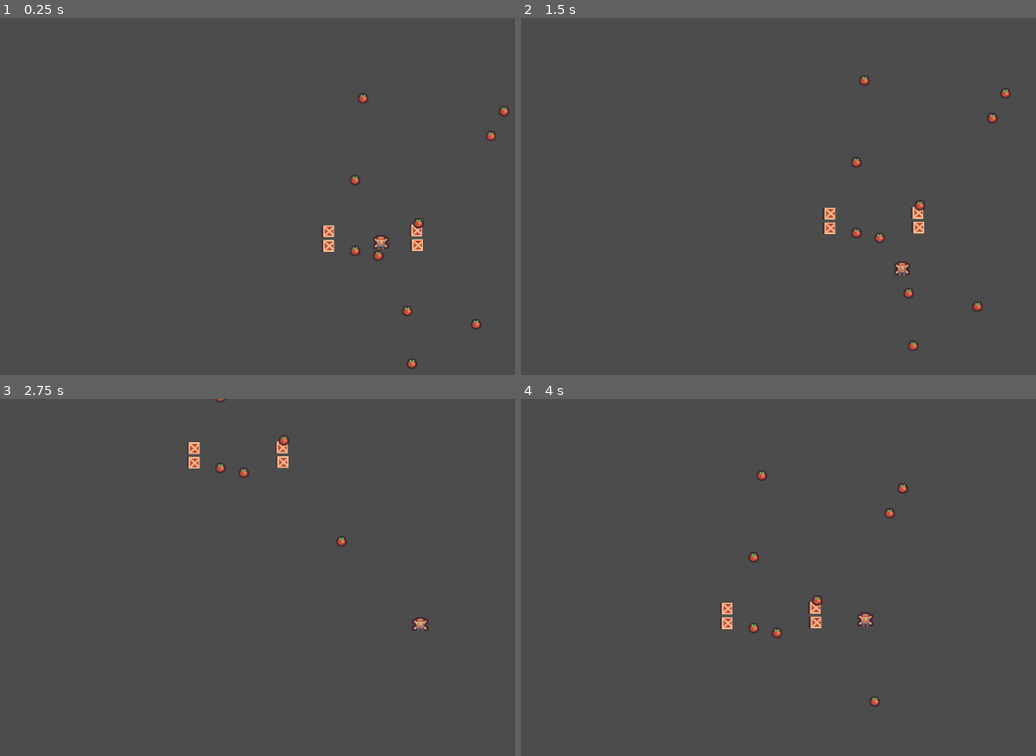
Above: before the commit, frames 1-4 (two rows, left to right).
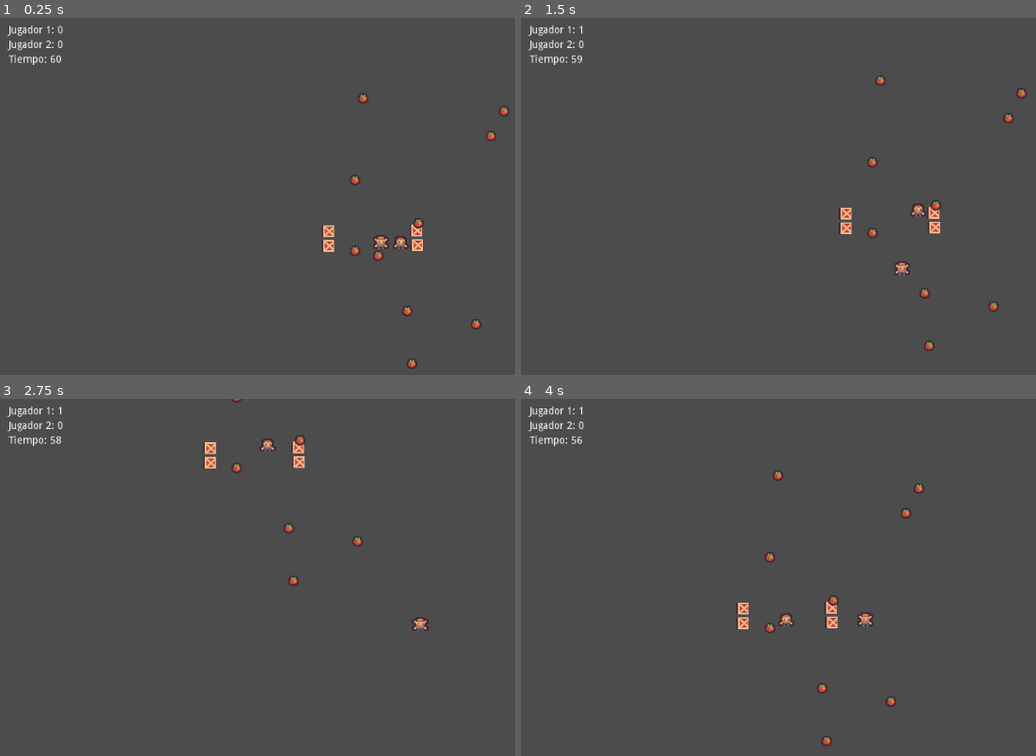
Above: after the commit, the same moments.

Repository: maiacostavera/ejerciciovideojuego
Game: Godot game, scene res://escenas/Mapa.tscn
Same seed, same stepped clock (60 frames per second), same inputs: the game is played once before the commit and once after it.
Inputs:
- Up to frame 1 (0.25 s): no input
- Up to frame 2 (1.5 s): tap Enter at 0.5 s; hold Right (ui_right) 0.53-1.28 s; tap S (abajo2, bound only after the commit) at 0.6 s; tap W (arriba2, bound only after the commit) at 0.8, 1.35 s; hold Down (ui_down) from 1.28 s (still down)
- Up to frame 3 (2.75 s): tap D (derecha2, bound only after the commit) at 1.55, 2.1 s; release Down (ui_down) at 2.03 s; hold Right (ui_right) from 2.03 s (still down); tap A (izquierda2, bound only after the commit) at 2.3 s
- Up to frame 4 (4 s): release Right (ui_right) at 2.78 s; hold Up (ui_up) 2.78-3.53 s; tap A (izquierda2, bound only after the commit) at 2.85 s; tap S (abajo2, bound only after the commit) at 3.05, 3.6 s; hold Left (ui_left) from 3.53 s (still down); tap W (arriba2, bound only after the commit) at 3.8 s

The runs differ from the first frame. In frame 1, 0.4% of the frame differs, in the area x 1-80%, y 2-65%; in frame 2, 1.8%; in frame 3, 1.5%; in frame 4, 1.8%, in the area x 1-79%, y 2-98%.

Commit message:
Agrego segundo jugador, contador de puntos y tiempo de partida

Diff:
--- /dev/null
+++ b/escenas/Interfaz.gd
@@ -0,0 +1,45 @@
+extends CanvasLayer
+
+
+var tiempo_restante = 60
+
+onready var jugador1 = get_parent().get_node("personaje/KinematicBody2D")
+onready var jugador2 = get_parent().get_node("personaje2/KinematicBody2D")
+
+
+func _ready():
+	actualizar_textos()
+	$Reloj.start()
+
+
+func _process(delta):
+	actualizar_textos()
+
+
+func actualizar_textos():
+	$PuntosJugador1.text = "Jugador 1: " + str(jugador1.puntos)
+	$PuntosJugador2.text = "Jugador 2: " + str(jugador2.puntos)
+	$Tiempo.text = "Tiempo: " + str(tiempo_restante)
+
+
+func _on_Reloj_timeout():
+	tiempo_restante -= 1
+
+	if tiempo_restante <= 0:
+		tiempo_restante = 0
+		$Reloj.stop()
+		terminar_partida()
+
+	actualizar_textos()
+
+
+func terminar_partida():
+	if jugador1.puntos > jugador2.puntos:
+		$Mensaje.text = "¡Se acabó el tiempo!\nGanó el jugador 1"
+	elif jugador2.puntos > jugador1.puntos:
+		$Mensaje.text = "¡Se acabó el tiempo!\nGanó el jugador 2"
+	else:
+		$Mensaje.text = "¡Se acabó el tiempo!\nEmpataron"
+
+	$Mensaje.visible = true
+	get_tree().paused = true
--- /dev/null
+++ b/escenas/Interfaz.tscn
@@ -0,0 +1,39 @@
+[gd_scene load_steps=2 format=2]
+
+[ext_resource path="res://escenas/Interfaz.gd" type="Script" id=1]
+
+[node name="Interfaz" type="CanvasLayer"]
+script = ExtResource( 1 )
+
+[node name="PuntosJugador1" type="Label" parent="."]
+margin_left = 12.0
+margin_top = 10.0
+margin_right = 212.0
+margin_bottom = 28.0
+text = "Jugador 1: 0"
+
+[node name="PuntosJugador2" type="Label" parent="."]
+margin_left = 12.0
+margin_top = 30.0
+margin_right = 212.0
+margin_bottom = 48.0
+text = "Jugador 2: 0"
+
+[node name="Tiempo" type="Label" parent="."]
+margin_left = 12.0
+margin_top = 50.0
+margin_right = 212.0
+margin_bottom = 68.0
+text = "Tiempo: 60"
+
+[node name="Mensaje" type="Label" parent="."]
+visible = false
+anchor_right = 1.0
+anchor_bottom = 1.0
+text = "¡Se acabó el tiempo!"
+align = 1
+valign = 1
+
+[node name="Reloj" type="Timer" parent="."]
+
+[connection signal="timeout" from="Reloj" to="." method="_on_Reloj_timeout"]
--- a/escenas/Mapa.tscn
+++ b/escenas/Mapa.tscn
@@ -1,13 +1,18 @@
-[gd_scene load_steps=4 format=2]
+[gd_scene load_steps=6 format=2]
 
 [ext_resource path="res://escenas/visual.tscn" type="PackedScene" id=1]
 [ext_resource path="res://escenas/Caja.tscn" type="PackedScene" id=4]
 [ext_resource path="res://escenas/GeneradorTomates.gd" type="Script" id=5]
+[ext_resource path="res://escenas/visual2.tscn" type="PackedScene" id=6]
+[ext_resource path="res://escenas/Interfaz.tscn" type="PackedScene" id=7]
 
 [node name="Mapa" type="Node2D"]
 
 [node name="personaje" parent="." instance=ExtResource( 1 )]
 position = Vector2( -10, -20 )
+
+[node name="personaje2" parent="." instance=ExtResource( 6 )]
+position = Vector2( 20, -20 )
 
 [node name="Caja" parent="." instance=ExtResource( 4 )]
 position = Vector2( -75, -7 )
@@ -23,3 +28,5 @@
 
 [node name="GeneradorTomates" type="Node" parent="."]
 script = ExtResource( 5 )
+
+[node name="Interfaz" parent="." instance=ExtResource( 7 )]
--- /dev/null
+++ b/escenas/visual2.tscn
@@ -0,0 +1,33 @@
+[gd_scene load_steps=5 format=2]
+
+[ext_resource path="res://jugador/KinematicBody2D.gd" type="Script" id=1]
+[ext_resource path="res://Tiles/tile_0108.png" type="Texture" id=2]
+
+[sub_resource type="RectangleShape2D" id=1]
+extents = Vector2( 11, 11 )
+
+[sub_resource type="RectangleShape2D" id=2]
+extents = Vector2( 9.75, 2.25 )
+
+[node name="Node2D" type="Node2D"]
+position = Vector2( 0, -2 )
+
+[node name="KinematicBody2D" type="KinematicBody2D" parent="."]
+position = Vector2( 0, 2 )
+script = ExtResource( 1 )
+jugador_dos = true
+
+[node name="Sprite" type="Sprite" parent="KinematicBody2D"]
+position = Vector2( 6.81169, 5.71212 )
+scale = Vector2( 1.39854, 1.16098 )
+texture = ExtResource( 2 )
+
+[node name="CollisionShape2D" type="CollisionShape2D" parent="KinematicBody2D"]
+position = Vector2( 8, 5 )
+shape = SubResource( 1 )
+
+[node name="Manos" type="Area2D" parent="KinematicBody2D"]
+
+[node name="CollisionShape2D" type="CollisionShape2D" parent="KinematicBody2D/Manos"]
+position = Vector2( 6.75, 11.25 )
+shape = SubResource( 2 )
--- a/jugador/KinematicBody2D.gd
+++ b/jugador/KinematicBody2D.gd
@@ -1,4 +1,6 @@
 extends KinematicBody2D
+
+export var jugador_dos = false
 
 var velocidad = 300.0
 var puntos = 0
@@ -7,7 +9,12 @@
 
 func _physics_process(delta):
 
-	var direccion = Input.get_vector("ui_left", "ui_right", "ui_up", "ui_down")
+	var direccion = Vector2.ZERO
+
+	if jugador_dos:
+		direccion = Input.get_vector("izquierda2", "derecha2", "arriba2", "abajo2")
+	else:
+		direccion = Input.get_vector("ui_left", "ui_right", "ui_up", "ui_down")
 
 
 	var vector_velocidad = direccion * velocidad
--- a/project.godot
+++ b/project.godot
@@ -26,6 +26,30 @@
  ]
 }
 
+arriba2={
+"deadzone": 0.5,
+"events": [ Object(InputEventKey,"resource_local_to_scene":false,"resource_name":"","device":0,"alt":false,"shift":false,"control":false,"meta":false,"command":false,"pressed":false,"scancode":87,"physical_scancode":0,"unicode":0,"echo":false,"script":null)
+ ]
+}
+
+abajo2={
+"deadzone": 0.5,
+"events": [ Object(InputEventKey,"resource_local_to_scene":false,"resource_name":"","device":0,"alt":false,"shift":false,"control":false,"meta":false,"command":false,"pressed":false,"scancode":83,"physical_scancode":0,"unicode":0,"echo":false,"script":null)
+ ]
+}
+
+izquierda2={
+"deadzone": 0.5,
+"events": [ Object(InputEventKey,"resource_local_to_scene":false,"resource_name":"","device":0,"alt":false,"shift":false,"control":false,"meta":false,"command":false,"pressed":false,"scancode":65,"physical_scancode":0,"unicode":0,"echo":false,"script":null)
+ ]
+}
+
+derecha2={
+"deadzone": 0.5,
+"events": [ Object(InputEventKey,"resource_local_to_scene":false,"resource_name":"","device":0,"alt":false,"shift":false,"control":false,"meta":false,"command":false,"pressed":false,"scancode":68,"physical_scancode":0,"unicode":0,"echo":false,"script":null)
+ ]
+}
+
 [physics]
 
 common/enable_pause_aware_picking=true
